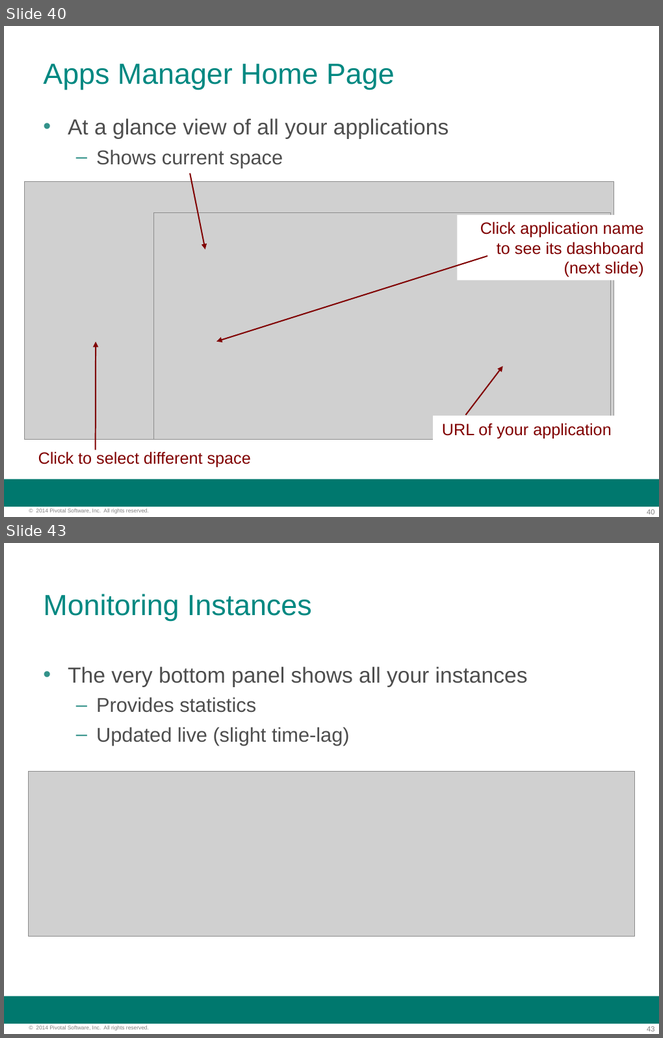
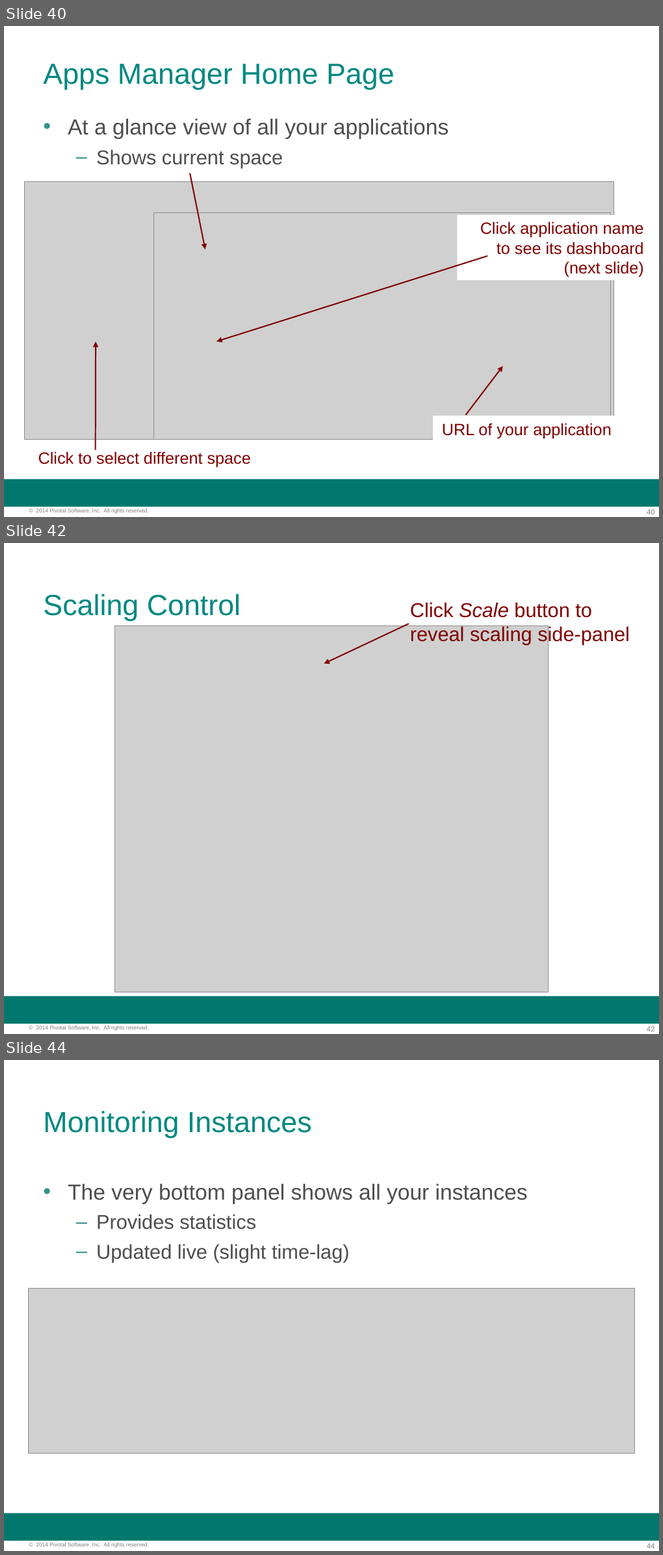
Before and after one commit to ptothpal/cf-developer-resources, a slide deck: slides/02-getting-started-cli.ppt. Shown one above the other, each under a label of ours: slides 40 and 43 before the commit, slides 40, 42 and 44 after it; the slides between them are not shown. The pictures are 663x1038 and 663x1555 pixels, drawn with LibreOffice and Linux fonts; fonts in the diff are those of the drawing; grey boxes stand for pictures; background and template pictures are left out. Boxes give left, top, right and bottom in pixels: in the first picture for what was removed or moved away, otherwise in the second. Text is boxed around its words. In the diff, an @@ line names an element or a change of style, - is before the commit and + after.

```diff
--- a/slides/02-getting-started-cli.ppt
+++ b/slides/02-getting-started-cli.ppt
@@ slide 42 added at [4,543,659,1034], background #FFFFFF; not listed: 3 template elements that a slide beside it also shows @@
@@ title added at [43,594,241,621], 32 pt, text #008881 @@
+Scaling Control
@@ text added at [410,602,630,644], 22 pt, text #800000 @@
+Click Scale button to
+reveal scaling side-panel
@@ picture added at [114,626,549,992] @@
@@ arrow added from (409, 624) to (324, 663), #800000 1.42 pt @@
@@ what was slide 43 is now slide 44 @@
@@ page number at [647,1544,655,1549]: text changed @@
-43
+44
```
Also in this commit, not shown: 6 slides changed, 2 other files.
